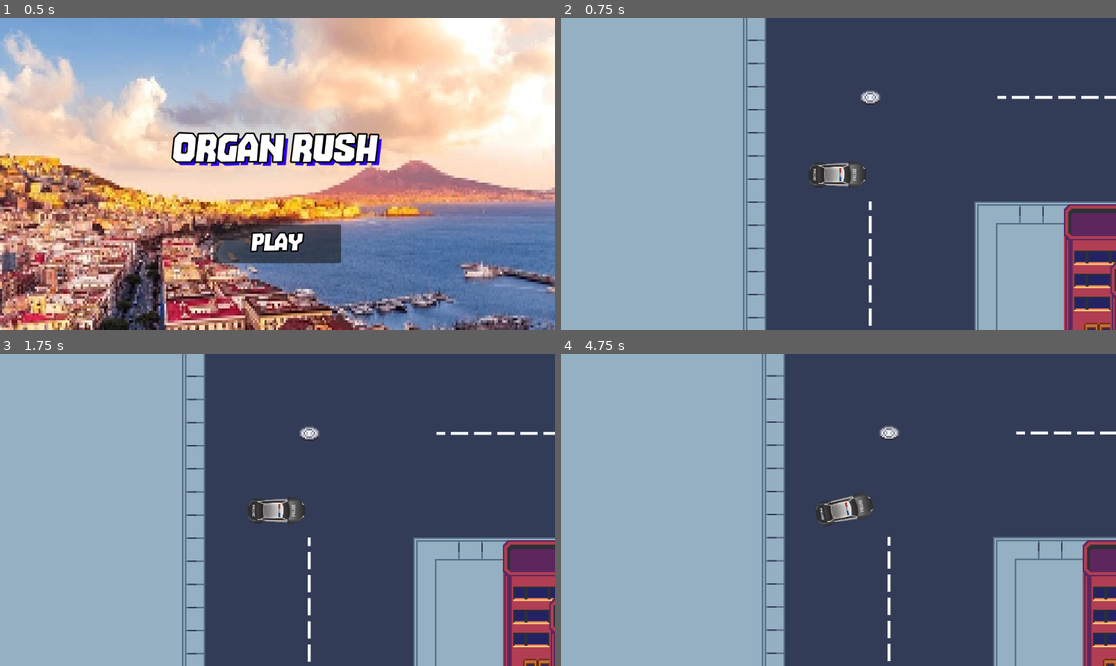
Above: before the commit, frames 1-4 (two rows, left to right).
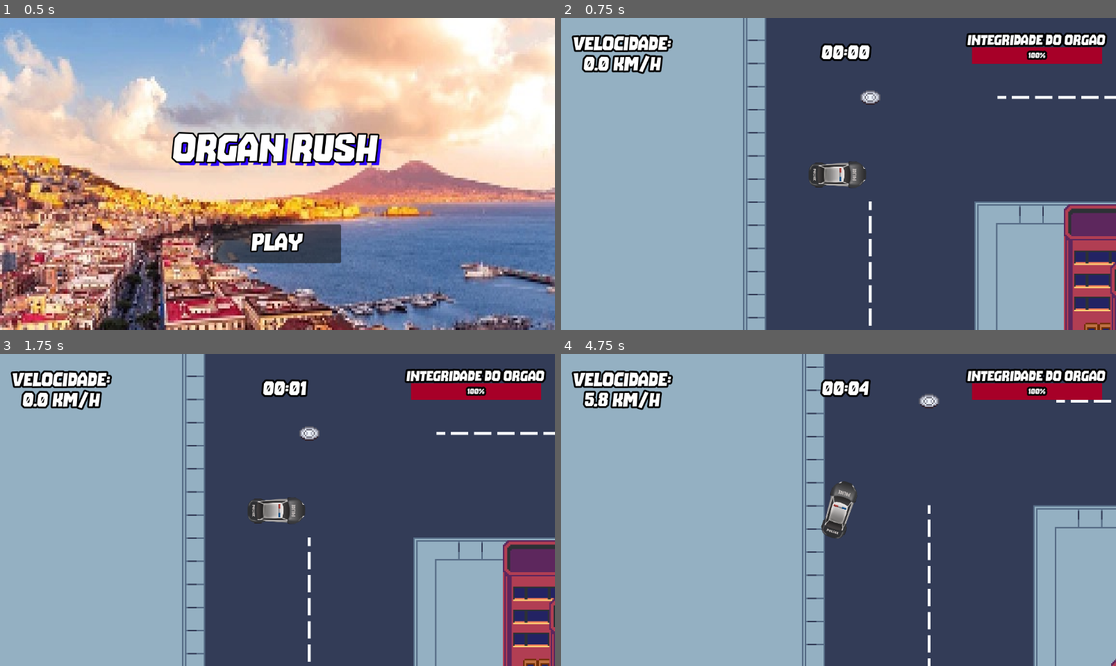
Above: after the commit, the same moments.

Repository: pedroHPlins/Organ_Rush
Game: Godot game, scene res://MainMenu.tscn
The game is run twice, just before and just after one commit, with the same random seed, the same clock (stepped at 60 frames per second) and the same inputs. The engine's default icon, where the game draws it, is replaced by a stand-in: a white triangle on a blue panel in a dark square.
Inputs:
- Up to frame 1 (0.5 s): no input
- Up to frame 2 (0.75 s): click "PLAY" at 0.5 s
- Up to frame 3 (1.75 s): tap Enter (ui_accept) at 1.25, 1.52 s; hold Right (steer_right) from 1.28 s (still down); hold Shift (drift) from 1.28 s (still down)
- Up to frame 4 (4.75 s): tap Enter (ui_accept) at 2, 2.27, 3.77, 4.52 s; release Right (steer_right) at 2.03 s; release Shift (drift) at 2.03 s; hold Down (brake) 2.03-2.78 s; tap Shift (drift) at 2.1, 3.6 s; hold Right (steer_right) 2.78-3.53 s; hold Shift (drift) 2.78-3.53 s; hold Up (accelerate) 3.53-4.28 s; hold Left (steer_left) from 4.28 s (still down); hold Shift (drift) from 4.28 s (still down)

Frame 1 is identical in both runs. In frame 2, 4.6% of the frame differs, in the area x 1-99%, y 4-19%; in frame 3, 4.6%; in frame 4, 22%, in the area x 1-100%, y 0-100%.

Commit message:
Atualizando HUD (Com falha na integridade)

Diff:
--- a/Main.tscn
+++ b/Main.tscn
@@ -1,9 +1,10 @@
-[gd_scene load_steps=8 format=3 uid="uid://sty7ijite2dj"]
+[gd_scene load_steps=9 format=3 uid="uid://sty7ijite2dj"]
 
 [ext_resource type="PackedScene" uid="uid://dehbevv0spxwn" path="res://Track.tscn" id="1"]
-[ext_resource type="Script" uid="uid://dj1n7qi16gh47" path="res://DialogeTest.gd" id="1_eu5bx"]
+[ext_resource type="Script" uid="uid://bs4y2jdbs6jj7" path="res://main.gd" id="1_lgr22"]
 [ext_resource type="PackedScene" uid="uid://c0ycsxtpvq4j1" path="res://Player.tscn" id="2"]
-[ext_resource type="PackedScene" path="res://DialogueBox.tscn" id="2_xjed2"]
+[ext_resource type="PackedScene" uid="uid://bi2yfg7oyr26h" path="res://hud.tscn" id="2_lgr22"]
+[ext_resource type="PackedScene" uid="uid://bhya2bc5atgq0" path="res://DialogueBox.tscn" id="2_xjed2"]
 [ext_resource type="Texture2D" uid="uid://do20atxlgd7ga" path="res://icon.png" id="5_koqrl"]
 [ext_resource type="PackedScene" uid="uid://bwte3fw544lcp" path="res://extras/predios.tscn" id="6_3dxm6"]
 
@@ -11,7 +12,9 @@
 radius = 10.0499
 
 [node name="Main" type="Node2D"]
-script = ExtResource("1_eu5bx")
+script = ExtResource("1_lgr22")
+
+[node name="hud" parent="." instance=ExtResource("2_lgr22")]
 
 [node name="Player" parent="." groups=["player"] instance=ExtResource("2")]
 position = Vector2(770, 173)
--- a/Player.gd
+++ b/Player.gd
@@ -1,14 +1,25 @@
 extends CharacterBody2D
+# Iniciar a HUD
+@onready var hud = get_tree().get_nodes_in_group("hud")[0]
 
 # Configurações de movimento
-@export var max_speed = 250
-@export var acceleration = 80
-@export var steering = 2.5
-@export var friction = 0.97
+@export var max_speed = 540
+@export var acceleration = 100
+@export var steering = 2.0
+@export var friction = 0.99
 @export var drift_factor = 0.95
+
+# Configurações de dano
+@export var collision_damage = 10
+@export var min_collision_speed = 50  # Velocidade mínima para causar dano
+@export var damage_cooldown = 1.0     # Tempo entre danos consecutivos
+
+var last_damage_time = 0.0
+var can_take_damage = true
 
 var speed = 0
 var drift = false
+
 
 func _physics_process(delta):
 	# Capturar entrada do jogador
@@ -28,9 +39,45 @@
 	move_and_slide()
 	velocity = velocity
 
+	# Atualiza Velocimetro HUD
+	if hud:
+		var speed = velocity.length()
+		var speed_kmh = speed / 3.6  # Converte para km/h
+		hud.update_speed(speed_kmh)
+	else:
+		print("HUD não encontrado!")
+
+	handle_collision_damage(delta)
+
 	# Efeito de derrapagem
 	if drift and abs(input.x) > 0.1 and speed > 100:
 		emit_drift_particles()
+
+func handle_collision_damage(delta):
+		# Atualiza temporizador de cooldown
+		if !can_take_damage:
+			last_damage_time += delta
+			if last_damage_time >= damage_cooldown:
+				can_take_damage = true
+				last_damage_time = 0.0
+	# Verifica colisões apenas se pode tomar dano
+		if can_take_damage && get_slide_collision_count() > 0:
+			var current_speed = velocity.length()
+
+		# Só causa dano se a velocidade for significativa
+			if current_speed > min_collision_speed:
+			# Calcula dano proporcional à velocidade
+				var damage = collision_damage * (current_speed / max_speed)
+				hud.damage_organ(ceil(damage))
+
+				# Reduz velocidade no impacto (efeito de batida)
+				velocity = velocity * 0.7
+
+				# Ativa cooldown
+				can_take_damage = false
+				last_damage_time = 0.0
+
+				print("Colisão detectada")
 
 func apply_movement(input, delta):
 	# Aceleração e freio
--- a/Player.tscn
+++ b/Player.tscn
@@ -27,3 +27,4 @@
 scale = Vector2(0.25, 0.25)
 zoom = Vector2(3, 3)
 position_smoothing_enabled = true
+position_smoothing_speed = 15.0
--- /dev/null
+++ b/hud.gd
@@ -0,0 +1,68 @@
+extends CanvasLayer
+
+# Referências aos nós do HUD
+@onready var speed_label = $SpeedLabel
+@onready var timer_label = $TimerLabel
+@onready var organ_integrity = $OrganIntegrity
+
+# Variáveis de controle
+var elapsed_time = 0.0
+var is_timer_active = false
+
+func _ready():
+	# Inicializa o HUD
+	update_timer(0)
+	update_organ_integrity(100)
+	start_timer()
+
+		# Configurações essenciais
+	organ_integrity.min_value = 0
+	organ_integrity.max_value = 100
+	organ_integrity.value = 100  # Valor inicial
+	organ_integrity.show_percentage = true  # Mostra porcentagem
+
+	add_to_group("hud")
+
+func _process(delta):
+	# Atualiza o timer se estiver ativo
+	if is_timer_active:
+		elapsed_time += delta
+		update_timer(elapsed_time)
+
+# Atualiza o velocímetro
+func update_speed(speed):
+	speed_label.text = "Velocidade: %.1f km/h" % speed
+
+
+# Atualiza o timer
+func update_timer(time):
+	var minutes = int(time / 60)
+	var seconds = int(time) % 60
+	timer_label.text = "%02d:%02d" % [minutes, seconds]
+
+# Atualiza a integridade do órgão
+func update_organ_integrity(value):
+	organ_integrity.value = value
+	print("Integridade atualizada!")
+
+# Inicia o timer
+func start_timer():
+	elapsed_time = 0.0
+	is_timer_active = true
+
+# Para o timer
+func stop_timer():
+	is_timer_active = false
+
+# Reduz a integridade do órgão (chamado quando houver colisão)
+func damage_organ(amount):
+	var new_integrity = organ_integrity.value - amount
+	update_organ_integrity(new_integrity)
+	print("Dano registrado:", new_integrity)
+
+	# Força a atualização visual
+	organ_integrity.queue_redraw()
+
+	if new_integrity < 0:
+		new_integrity = 0
+		# Aqui você pode adicionar lógica para quando o órgão estiver completamente danificado
--- /dev/null
+++ b/hud.tscn
@@ -0,0 +1,56 @@
+[gd_scene load_steps=4 format=3 uid="uid://bi2yfg7oyr26h"]
+
+[ext_resource type="Script" uid="uid://ci3pmipwbaafj" path="res://hud.gd" id="1_64ctp"]
+[ext_resource type="FontFile" uid="uid://d46203mqjs4f" path="res://assets/fonts/The Bomb Sound Italic.otf" id="2_8sq4i"]
+
+[sub_resource type="StyleBoxFlat" id="StyleBoxFlat_64ctp"]
+bg_color = Color(0.652506, 0, 0.157565, 1)
+
+[node name="HUD" type="CanvasLayer"]
+script = ExtResource("1_64ctp")
+
+[node name="OrganIntegrity" type="ProgressBar" parent="."]
+layout_direction = 2
+offset_left = 853.0
+offset_top = 61.0
+offset_right = 1123.0
+offset_bottom = 95.0
+theme_override_constants/outline_size = 15
+theme_override_fonts/font = ExtResource("2_8sq4i")
+theme_override_styles/fill = SubResource("StyleBoxFlat_64ctp")
+value = 100.0
+
+[node name="OrganLabel" type="Label" parent="OrganIntegrity"]
+offset_left = -9.0
+offset_top = -29.0
+offset_right = 278.0
+offset_bottom = 8.0
+theme_override_constants/outline_size = 15
+theme_override_fonts/font = ExtResource("2_8sq4i")
+theme_override_font_sizes/font_size = 30
+text = "INTEGRIDADE DO ORGÃO"
+
+[node name="SpeedLabel" type="Label" parent="."]
+z_index = 1
+offset_left = -3.0
+offset_top = 7.0
+offset_right = 258.0
+offset_bottom = 146.0
+theme_override_constants/outline_size = 15
+theme_override_fonts/font = ExtResource("2_8sq4i")
+theme_override_font_sizes/font_size = 40
+horizontal_alignment = 1
+vertical_alignment = 1
+autowrap_mode = 2
+
+[node name="TimerLabel" type="Label" parent="."]
+offset_left = 480.0
+offset_top = 39.0
+offset_right = 702.0
+offset_bottom = 108.0
+theme_override_constants/outline_size = 15
+theme_override_fonts/font = ExtResource("2_8sq4i")
+theme_override_font_sizes/font_size = 40
+text = "00:00"
+horizontal_alignment = 1
+vertical_alignment = 1
--- /dev/null
+++ b/main.gd
@@ -0,0 +1,20 @@
+extends Node2D
+
+var hud_scene = preload("res://HUD.tscn")
+var hud
+
+func _ready():
+	hud = hud_scene.instantiate()
+	add_child(hud)
+
+
+# Quando o jogador cruza a linha de largada
+func _on_start_area_body_entered(body):
+	if body.name == "Player":
+		$HUD.start_timer()
+
+# Quando o jogador cruza a linha de chegada
+func _on_finish_area_body_entered(body):
+	if body.name == "Player":
+		$HUD.stop_timer()
+		# Aqui você pode adicionar lógica para finalizar a corrida
Not shown, added: hud.gd.uid
Not shown, added: main.gd.uid
